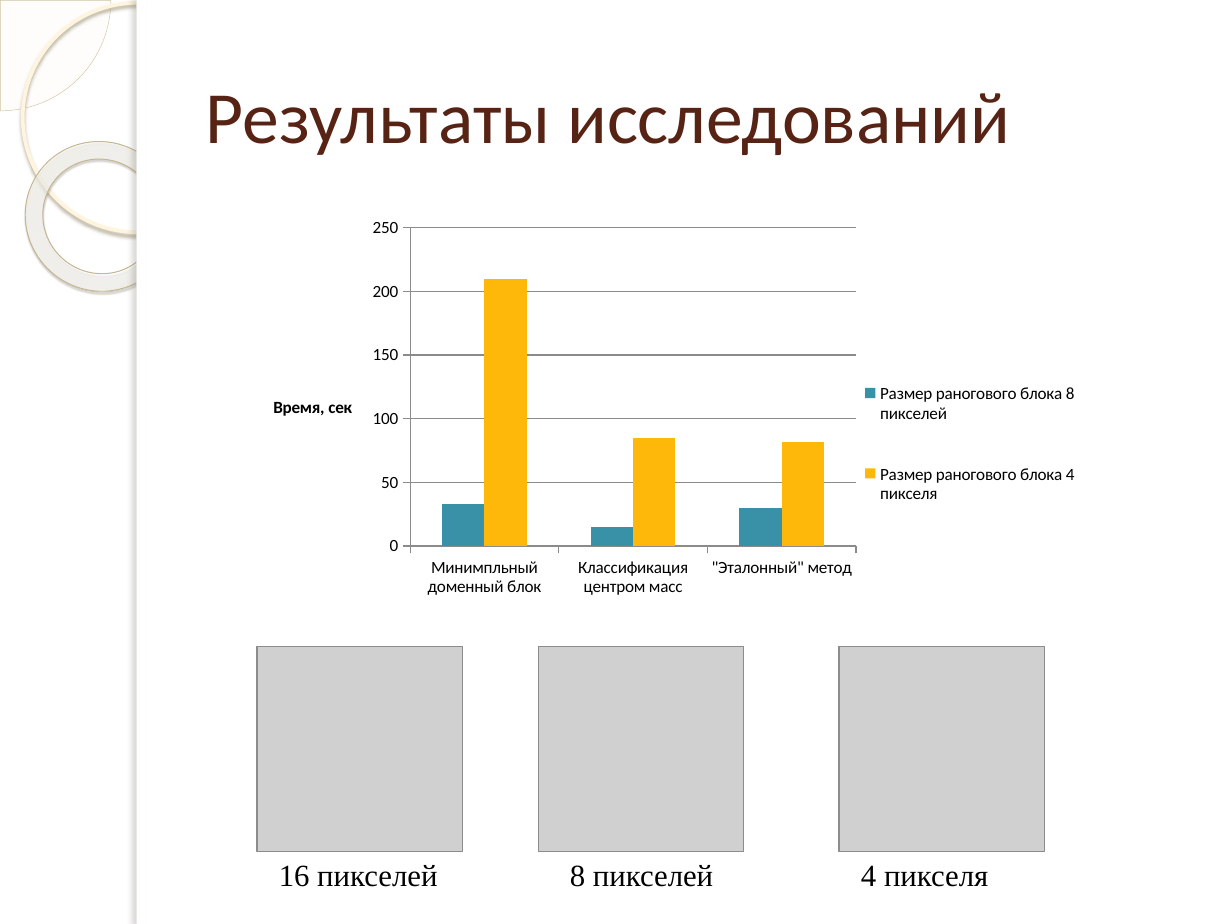
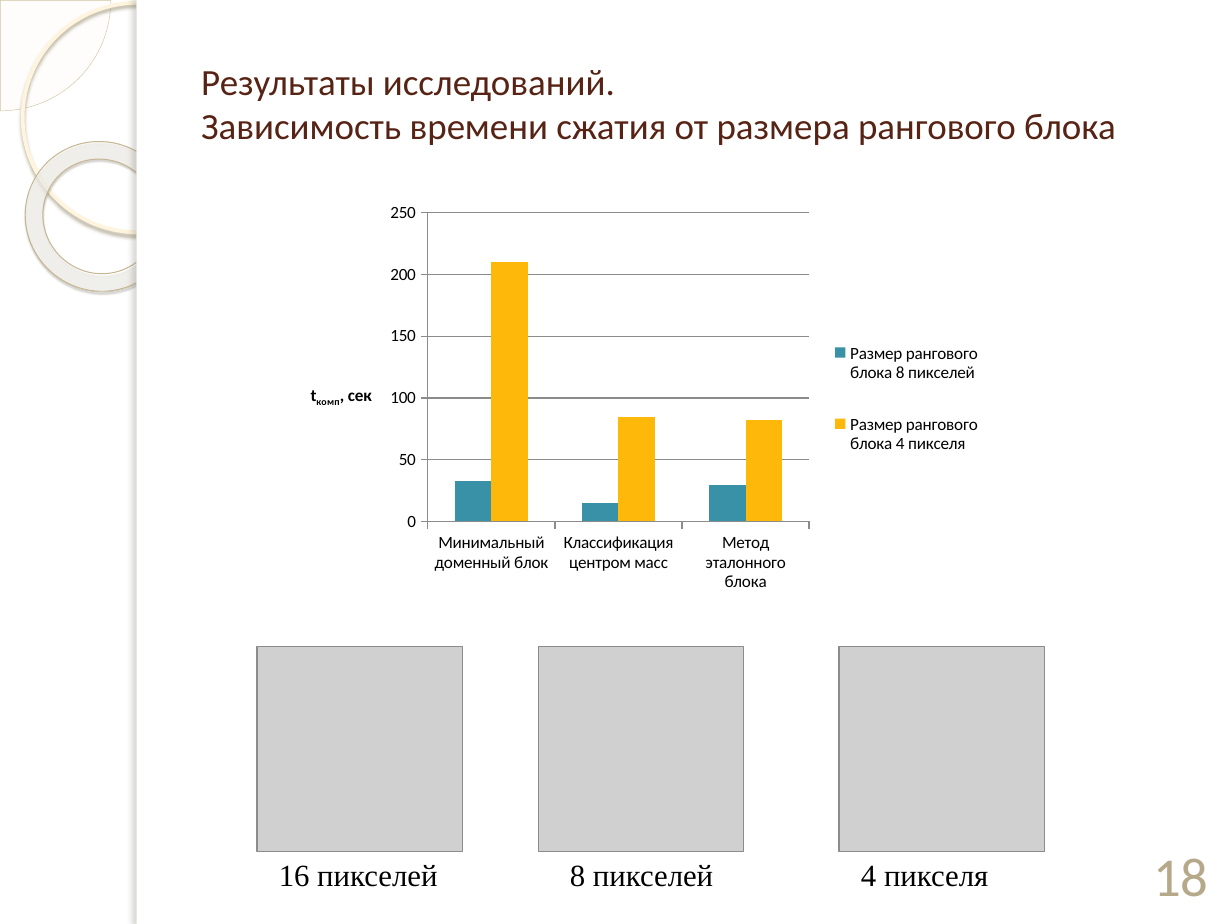
Before and after one commit to ViktoriaWofC/Fractl, a slide deck: slide 18 of documents/Сахибназарова.pptx (slide 13 before the commit). Drawn at 1232x924 pixels with LibreOffice and Linux fonts; fonts in the diff are those of the drawing; grey boxes stand for pictures; background and template pictures are left out. Boxes give left, top, right and bottom in pixels: in the first picture for what was removed or moved away, otherwise in the second. Text is boxed around its words. In the diff, an @@ line names an element or a change of style, - is before the commit and + after.

```diff
--- a/documents/Сахибназарова.pptx
+++ b/documents/Сахибназарова.pptx
@@ title at (201,70,1116,145): text changed; size 43 to 21.6 pt @@
-Результаты исследований
+Результаты исследований.
+Зависимость времени сжатия от размера рангового блока
@@ column chart at (264,181,1014,617) @@
-categories: Минимпльный доменный блок, Классификация центром масс, "Эталонный" метод
+categories: Минимальный доменный блок, Классификация центром масс, Метод эталонного блока
-Размер раногового блока 8 пикселей: 33, 15, 30
+Размер рангового блока 8 пикселей: 33, 15, 30
-Размер раногового блока 4 пикселя: 210, 85, 82
+Размер рангового блока 4 пикселя: 210, 85, 82
@@ value axis title "Время, сек" to "tкомп, сек" @@
@@ plot area changed @@
@@ column chart: place and size @@
-column chart at (218,191,1095,699)
+column chart at (264,181,1014,617)
@@ page number added at (1153,858,1208,897), 32 pt, text #B6A98A @@
+18
```
Also in this commit, not shown: 13 other slides changed, 9 slides added, 2 slides removed, 3 other files.
